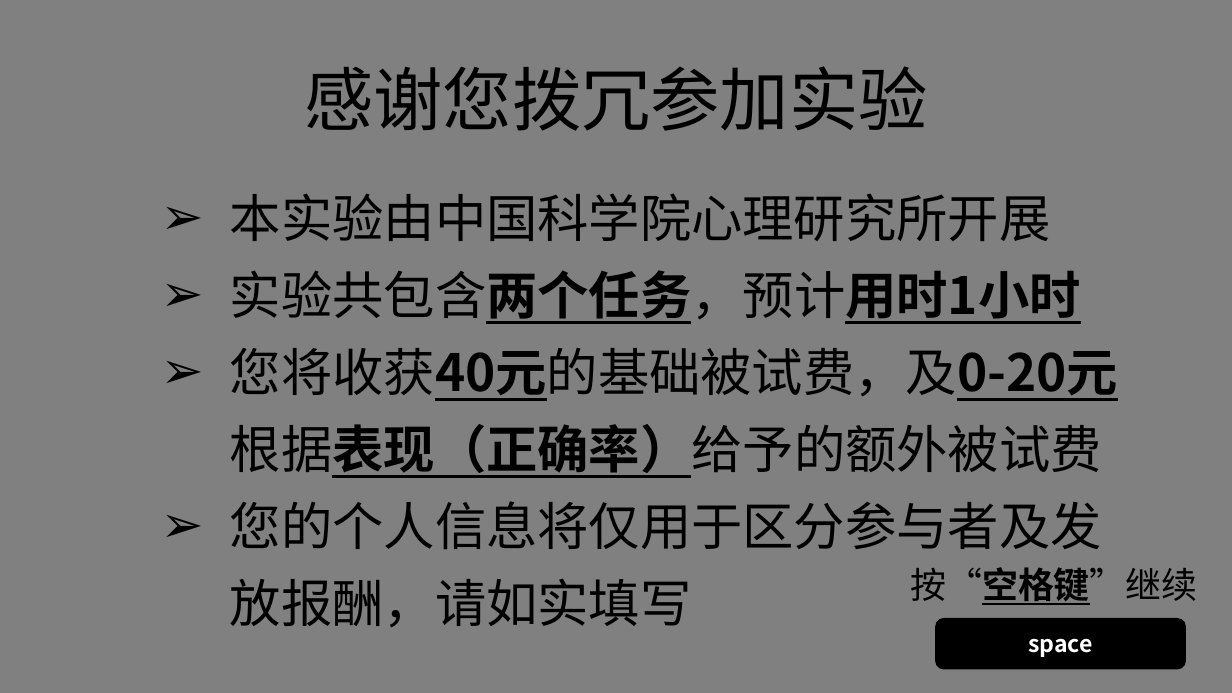
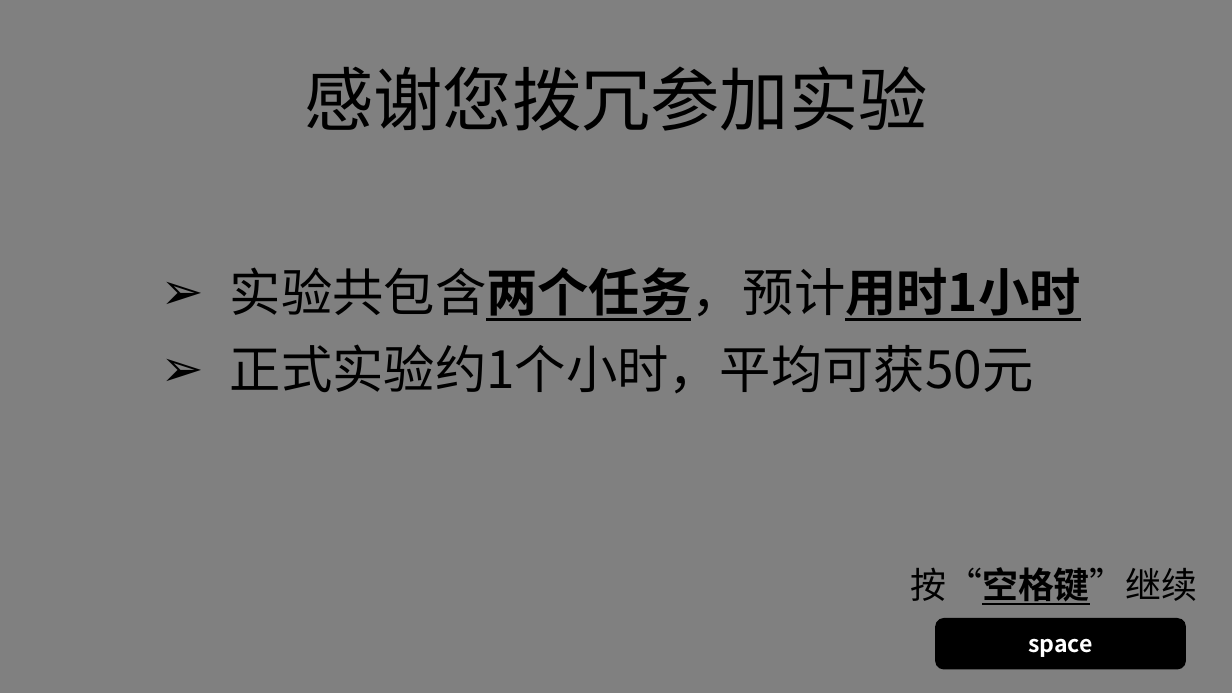
Before and after one commit to lyxose/FreeView, a slide deck: slide 1 of Instructions.pptx. Drawn at 1232x693 pixels with LibreOffice and Linux fonts; fonts in the diff are those of the drawing. Boxes give left, top, right and bottom in pixels: in the first picture for what was removed or moved away, otherwise in the second. Text is boxed around its words. In the diff, an @@ line names an element or a change of style, - is before the commit and + after.

```diff
--- a/Instructions.pptx
+++ b/Instructions.pptx
@@ text at [230, 193, 1050, 241]: paragraph removed @@
-➢ 本实验由中国科学院心理研究所开展
@@ text "实验共包含两个任务，预计用时1小时": place and size @@
-text "实验共包含两个任务，预计用时1小时" at [230, 193, 1118, 627]
+text "实验共包含两个任务，预计用时1小时" at [230, 267, 1081, 393]
@@ text at [230, 344, 1033, 393]: text changed @@
-➢ 您将收获40元的基础被试费，及0-20元根据表现（正确率）给予的额外被试费
-➢ 您的个人信息将仅用于区分参与者及发放报酬，请如实填写
+➢ 正式实验约1个小时，平均可获50元
```
Also in this commit, not shown: 10 other slides changed, 6 slides removed, 36 other files.
